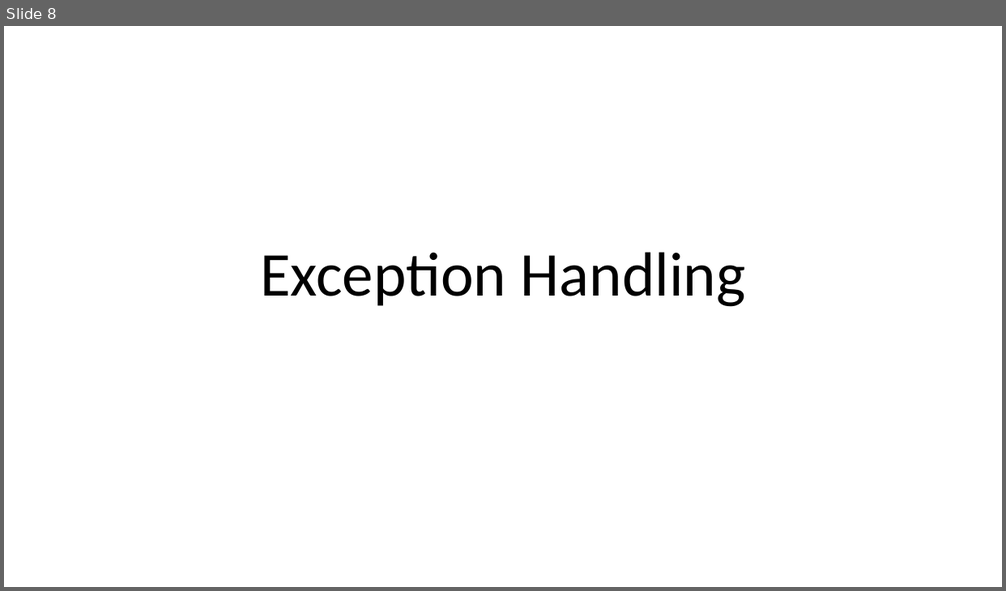
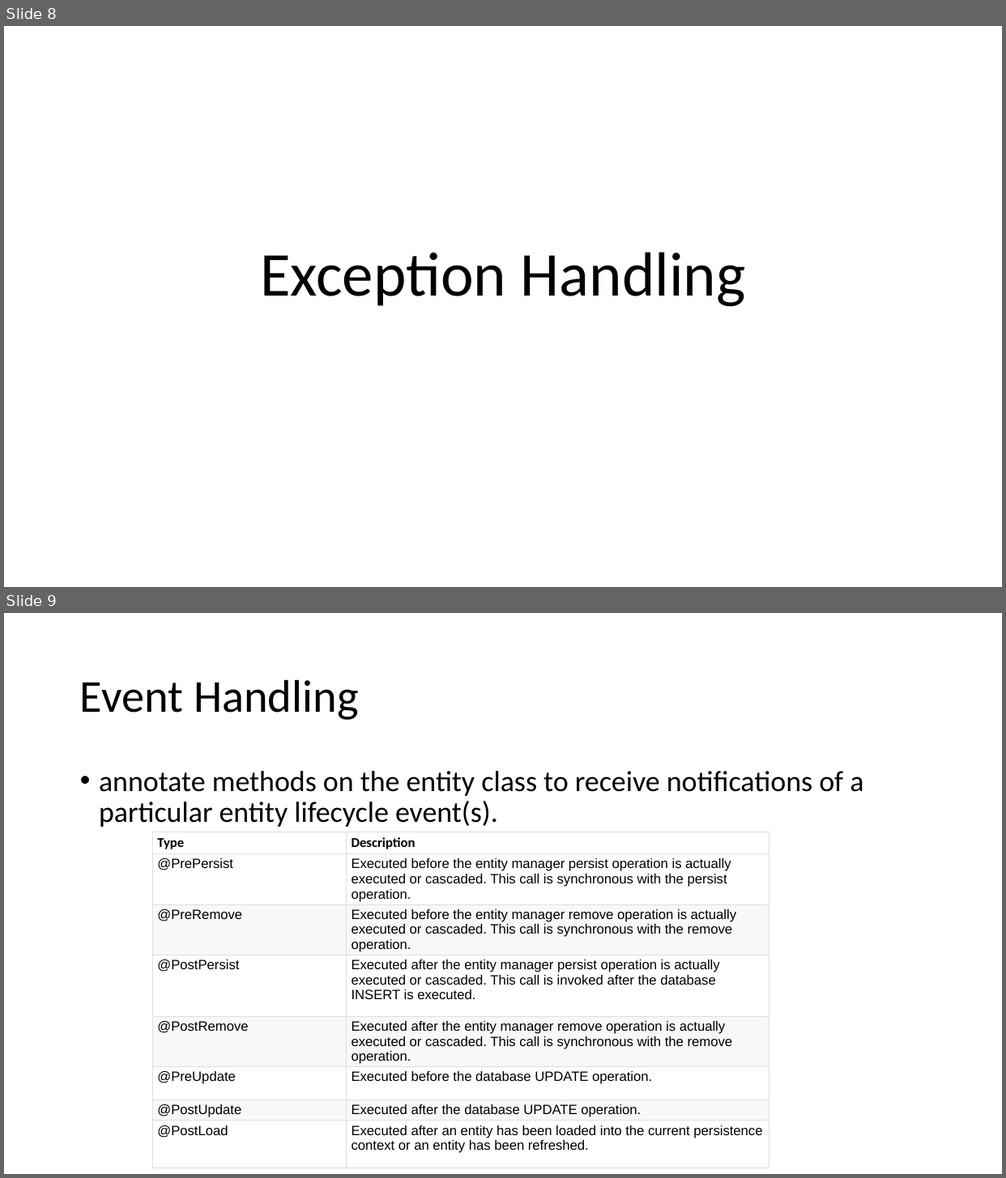
Before and after one commit to lawren43/mytest-repo, a slide deck: test-springmvc/doc/2.JPA Programming.pptx. Shown one above the other, each under a label of ours: slide 8 before the commit, slides 8 and 9 after it. The pictures are 1006x591 and 1006x1178 pixels, drawn with LibreOffice and Linux fonts; fonts in the diff are those of the drawing. Boxes give left, top, right and bottom in pixels: in the first picture for what was removed or moved away, otherwise in the second. Text is boxed around its words. In the diff, an @@ line names an element or a change of style, - is before the commit and + after.

Commit message:
add event handling

```diff
--- a/test-springmvc/doc/2.JPA Programming.pptx
+++ b/test-springmvc/doc/2.JPA Programming.pptx
@@ slide 9 added at (4,613,1002,1174), background #FFFFFF @@
@@ title added at (80,679,359,720), 44 pt, text #000000 @@
+Event Handling
@@ text added at (99,771,863,827), 28 pt, text #000000 @@
+• annotate methods on the entity class to receive notifications of a particular entity lifecycle event(s).
@@ table added at (152,833,769,1159), 8 rows, 2 columns @@
+Type | Description
+@PrePersist | Executed before the entity manager persist operation is actually executed or cascaded. This call is synchronous with the persist operation.
+@PreRemove | Executed before the entity manager remove operation is actually executed or cascaded. This call is synchronous with the remove operation.
+@PostPersist | Executed after the entity manager persist operation is actually executed or cascaded. This call is invoked after the database INSERT is executed.
+@PostRemove | Executed after the entity manager remove operation is actually executed or cascaded. This call is synchronous with the remove operation.
+@PreUpdate | Executed before the database UPDATE operation.
+@PostUpdate | Executed after the database UPDATE operation.
+@PostLoad | Executed after an entity has been loaded into the current persistence context or an entity has been refreshed.
```
Also in this commit, not shown: 2 other slides added, 3 other files.
